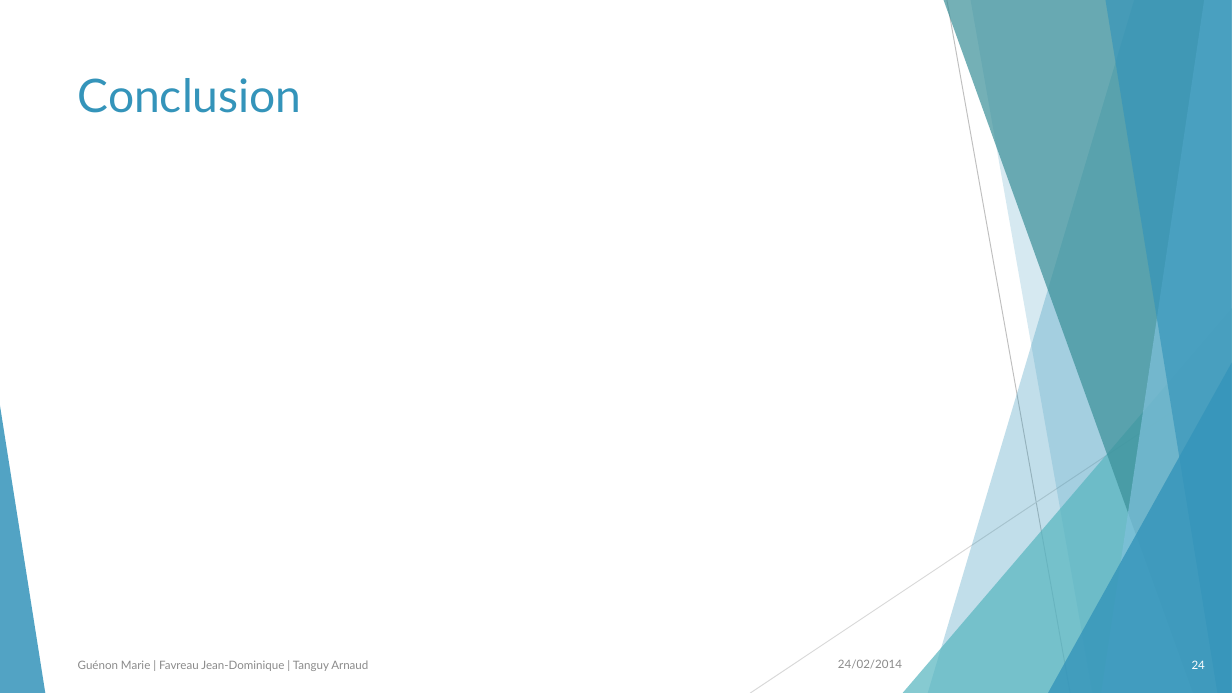
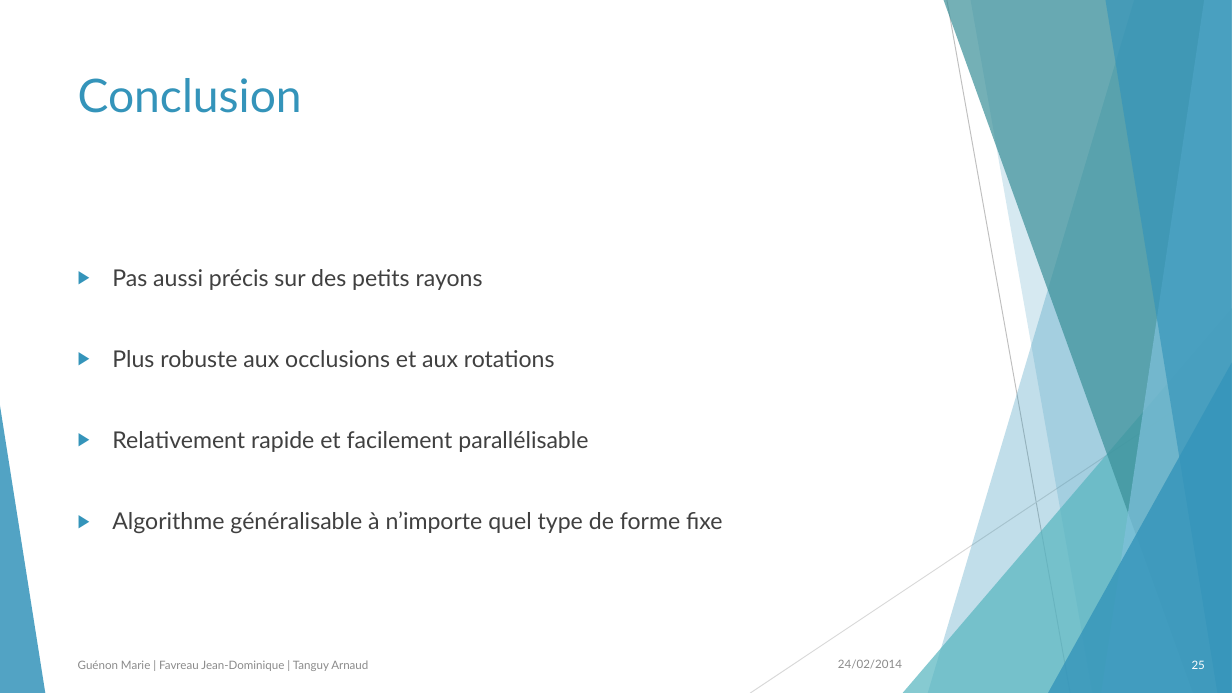
Before and after one commit to allaeia/indexation_image, a slide deck: slide 25 of article.pptx (slide 24 before the commit). Drawn at 1232x693 pixels with LibreOffice and Linux fonts; fonts in the diff are those of the drawing. Boxes give left, top, right and bottom in pixels: in the first picture for what was removed or moved away, otherwise in the second. Text is boxed around its words. In the diff, an @@ line names an element or a change of style, - is before the commit and + after.

Commit message:
rp

```diff
--- a/article.pptx
+++ b/article.pptx
@@ text added at (112, 269, 722, 533), 18 pt, text #404040 @@
+▶ Pas aussi précis sur des petits rayons
+▶ Plus robuste aux occlusions et aux rotations
+▶ Relativement rapide et facilement parallélisable
+▶ Algorithme généralisable à n’importe quel type de forme fixe
@@ page number at (1192, 660, 1205, 669): text changed @@
-24
+25
```
Also in this commit, not shown: 20 other slides changed, 1 slide added.
